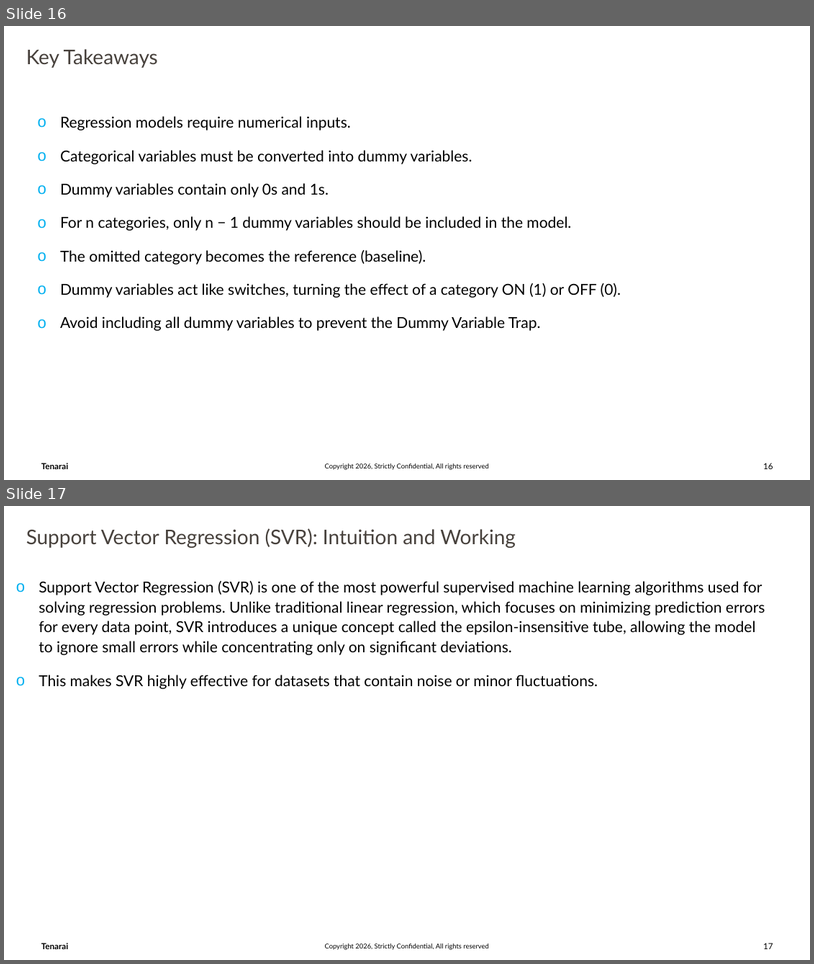
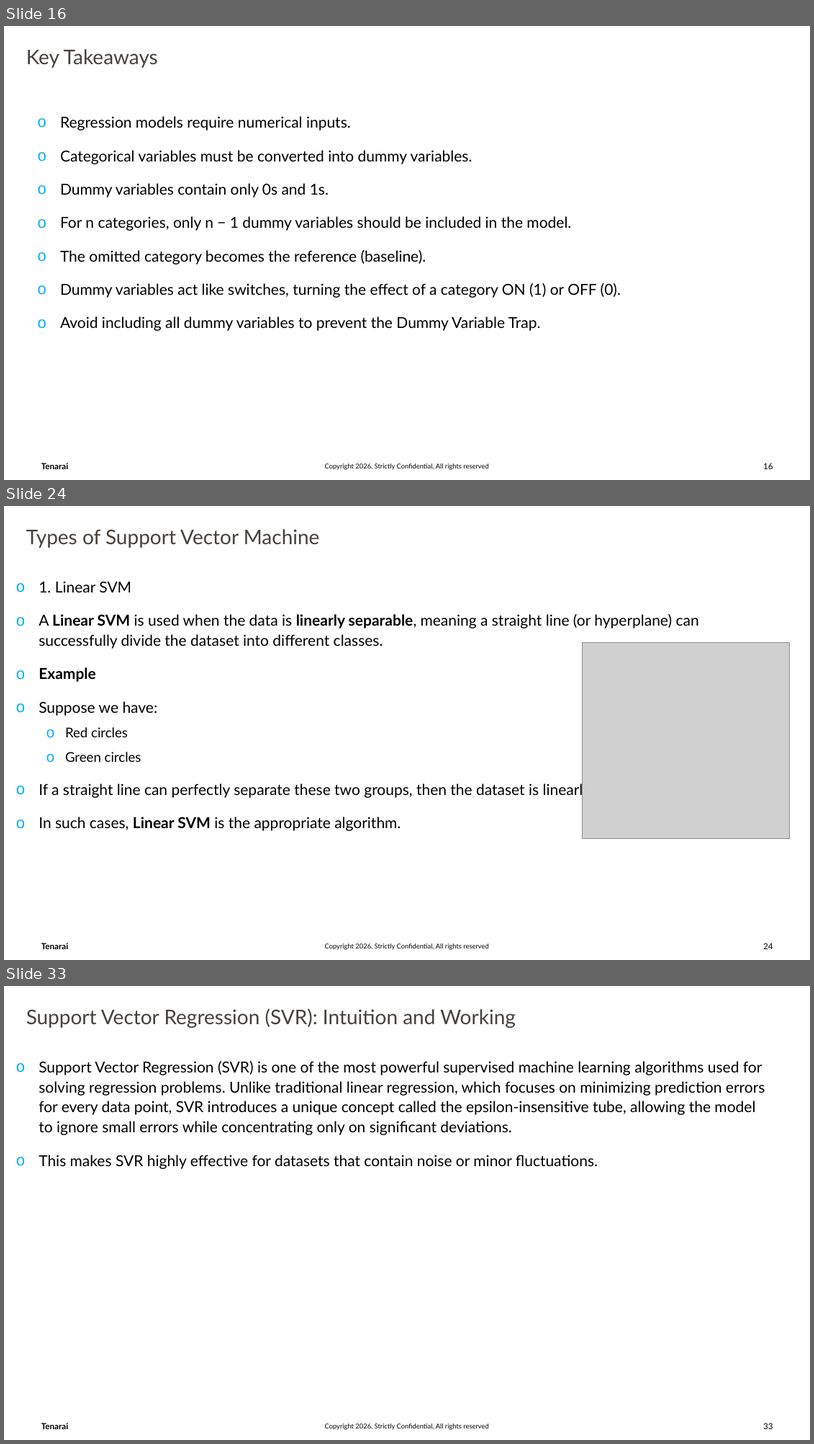
Before and after one commit to trivedi-ashutosh2013/Training_Content, a slide deck: Machine_Learning/AI_ML_Part03.pptx. Shown one above the other, each under a label of ours: slides 16 and 17 before the commit, slides 16, 24 and 33 after it; the slides between them are not shown. The pictures are 814x964 and 814x1444 pixels, drawn with LibreOffice and Linux fonts; fonts in the diff are those of the drawing; grey boxes stand for pictures; background and template pictures are left out. Boxes give left, top, right and bottom in pixels: in the first picture for what was removed or moved away, otherwise in the second. Text is boxed around its words. In the diff, an @@ line names an element or a change of style, - is before the commit and + after.

```diff
--- a/Machine_Learning/AI_ML_Part03.pptx
+++ b/Machine_Learning/AI_ML_Part03.pptx
@@ slide 24 added at box(4, 506, 810, 960), background #FFFFFF; not listed: 3 template elements that a slide beside it also shows @@
@@ text added at box(26, 529, 320, 548), 24 pt, text #47413C @@
+Types of Support Vector Machine
@@ text added at box(39, 581, 700, 831), 18 pt, text #000000 @@
+o 1. Linear SVM
+o A Linear SVM is used when the data is linearly separable, meaning a straight line (or hyperplane) can successfully divide the dataset into different classes.
+o Example
+o Suppose we have:
+  o Red circles
+  o Green circles
+o If a straight line can perfectly separate these two groups, then the dataset is linearly separable.
+o In such cases, Linear SVM is the appropriate algorithm.
@@ picture added at box(582, 642, 790, 838) @@
@@ what was slide 17 is now slide 33 @@
@@ page number at box(764, 1422, 773, 1429): text changed @@
-17
+33
```
Also in this commit, not shown: 15 other slides added.
